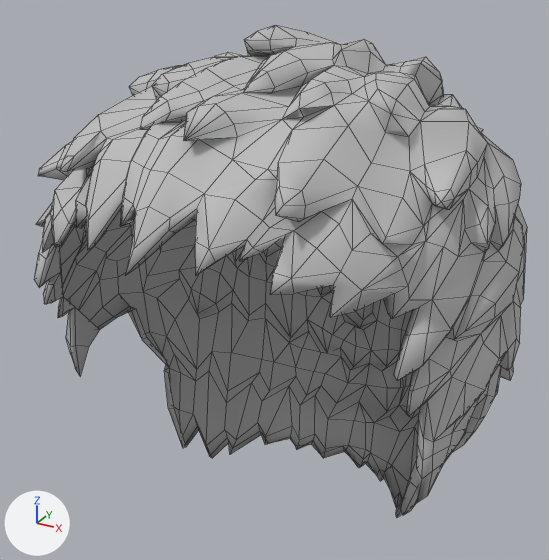
The FBX model Assets/BoZo_StylizedModularCharacters/Outfits/Base/HairBack/Outfit_HairBack_Scrappy/BSMC_Outfit_HairBack_Scrappy.fbx as it was, and as the next commit left it.
Both versions are drawn from a 50 mm camera at (0.143, -0.278, 0.253) aimed at (-0.007, -0.007, 0.118). Arrows for +X, +Y and +Z are at lower left; the lights stay in place. Mesh edges are drawn as thin lines.

Objects in the first picture: 'Outfit_Hairback_Scrappy'.
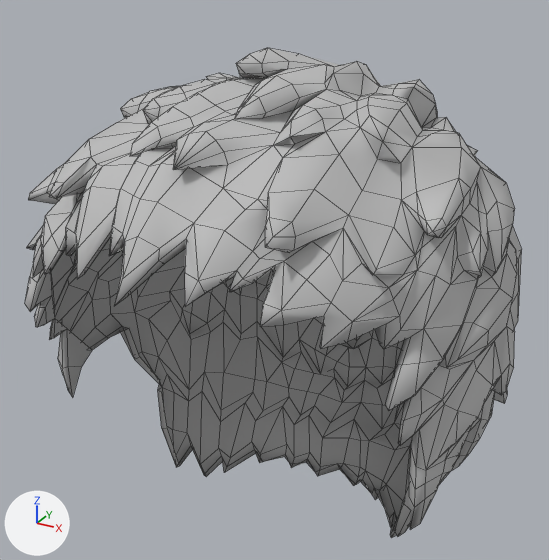
The newer file adds a shape key; the second version is drawn at full value of the shape key 'Tag_Hat' of 'Hairback_Scrappy', and the change is written as the vertex moves it makes.

Boxes (x1, y1, x2, y2) around the edits, measured in the pictures (549 x 560 px):
'Outfit_Hairback_Scrappy', reshaped, moved, turned, rescaled
    before: (34, 26, 527, 517)
    after: (25, 48, 522, 538)

The edits, one by one:
me_mesh is used by ob_outfit_hairback_scrappy; location (0.0, 0.0, 0.0); rotation (1.571, 0.0, 0.0), in degrees (90, 0, 0); scale (0.01, 0.01, 0.01).
me_mesh had 1232 vertices, 1517 faces and spanned x -10.0..10.0, y -1.0..22.5, z -9.8..11.2.
me_mesh now has 1232 vertices, 1517 faces and spans x -9.9..10.0, y -1.8..21.7, z -9.2..11.8.
me_mesh part 1: 1232 of 1232 vertices moved; they spanned x -10.0..10.0, y -1.0..22.5, z -9.8..11.2 and now span x -9.9..10.0, y -1.8..21.7, z -9.2..11.8; mean shift (0.0, -0.8, 0.7); largest move (-3.0, 12.9, -8.8) -> (-2.8, 11.9, -7.2).
In object 'Outfit_Hairback_Scrappy' (ob_outfit_hairback_scrappy), parent is now set to ob_hairback_scrappy_001.
Object 'Outfit_Hairback_Scrappy' (ob_outfit_hairback_scrappy) turns from (90, 0, 0) to (0, 0, 0) degrees about x, y and z.
Object 'Outfit_Hairback_Scrappy' (ob_outfit_hairback_scrappy) is rescaled from (0.01, 0.01, 0.01) to (1.0, 1.0, 1.0).
Object 'Hairback_Scrappy.001' (ob_hairback_scrappy_001) is new.
Its location is (0.0, 0.0, 0.0).
Its rotation in degrees is (90, 0, 0).
Its scale is (0.01, 0.01, 0.01).
